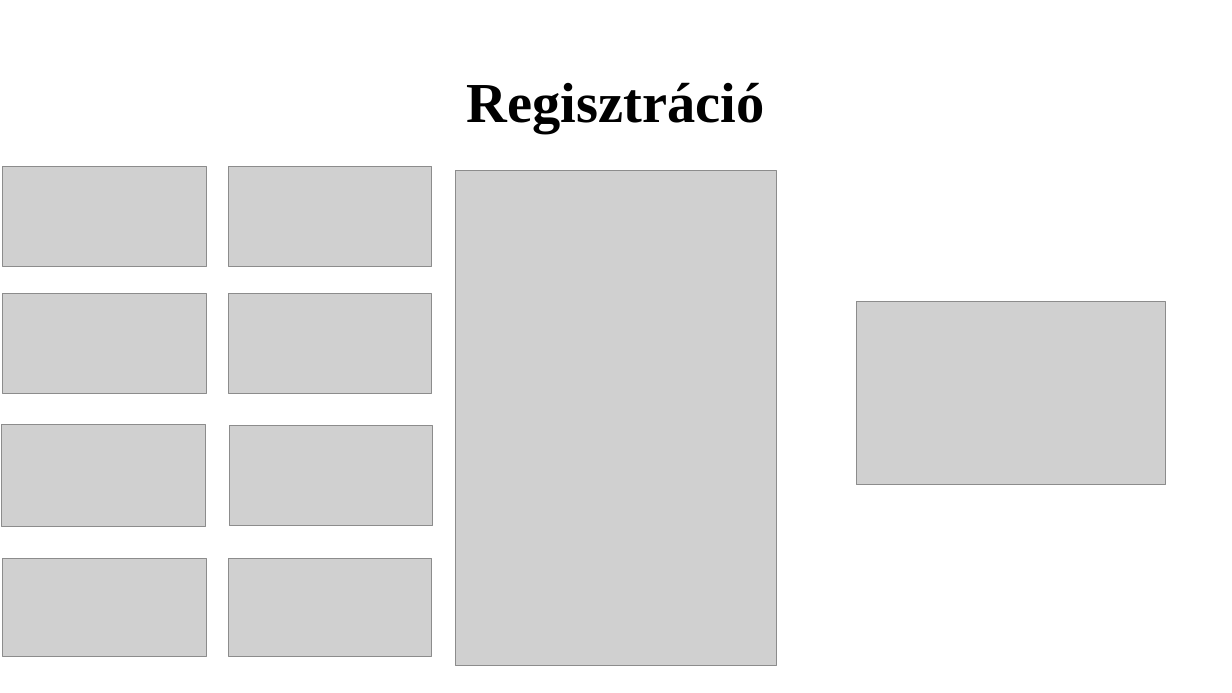
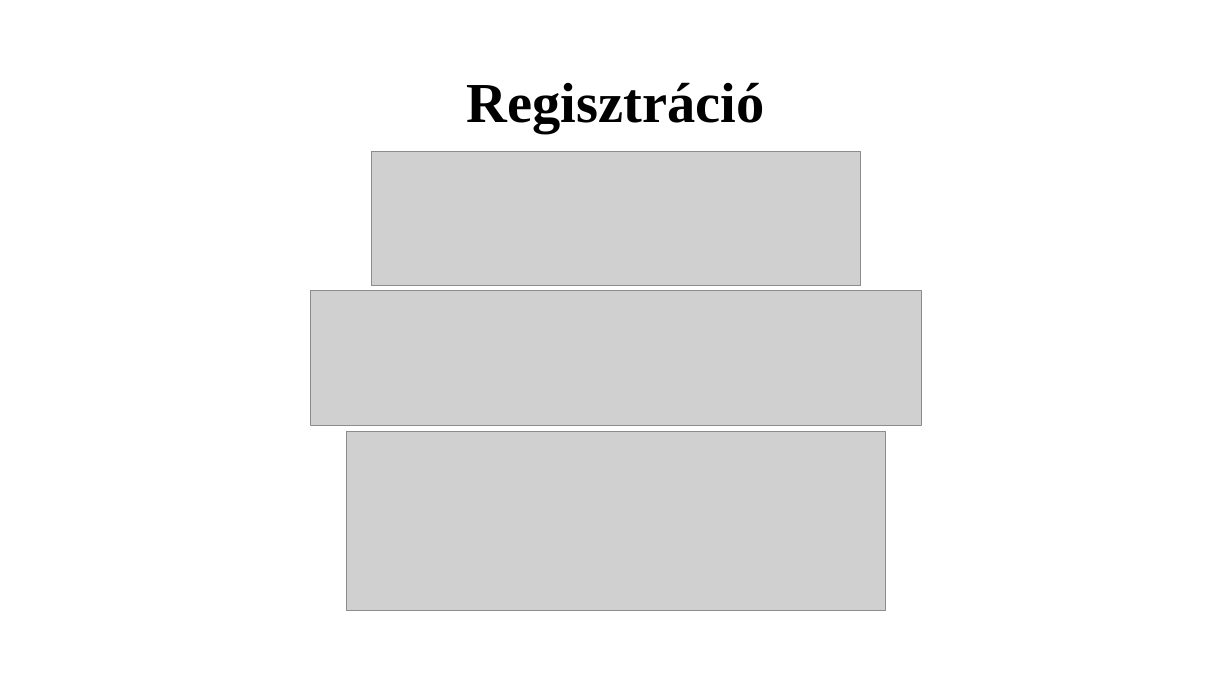
Before and after one commit to K0RN3L07/ParKing, a slide deck: slide 10 of Dokumentumok/ParKing-prezentacio.pptx. Drawn at 1232x693 pixels with LibreOffice and Linux fonts; fonts in the diff are those of the drawing; grey boxes stand for pictures. Boxes give left, top, right and bottom in pixels: in the first picture for what was removed or moved away, otherwise in the second. Text is boxed around its words. In the diff, an @@ line names an element or a change of style, - is before the commit and + after.

```diff
--- a/Dokumentumok/ParKing-prezentacio.pptx
+++ b/Dokumentumok/ParKing-prezentacio.pptx
@@ rectangle added at bbox=[0, 140, 1232, 693], fill #FFFFFF, outline #FFFFFF 1 pt @@
@@ picture removed at bbox=[3, 166, 206, 266] @@
@@ picture removed at bbox=[228, 166, 432, 266] @@
@@ picture added at bbox=[372, 152, 861, 286] @@
@@ picture removed at bbox=[456, 171, 776, 666] @@
@@ picture removed at bbox=[3, 294, 206, 394] @@
@@ picture removed at bbox=[228, 294, 432, 394] @@
@@ picture added at bbox=[311, 291, 921, 426] @@
@@ picture removed at bbox=[857, 302, 1166, 485] @@
@@ picture removed at bbox=[2, 425, 205, 528] @@
@@ picture removed at bbox=[229, 426, 433, 526] @@
@@ picture added at bbox=[347, 432, 885, 611] @@
@@ picture removed at bbox=[3, 558, 206, 656] @@
@@ picture removed at bbox=[228, 558, 432, 656] @@
```
Also in this commit, not shown: 6 other slides changed, 3 other files.
